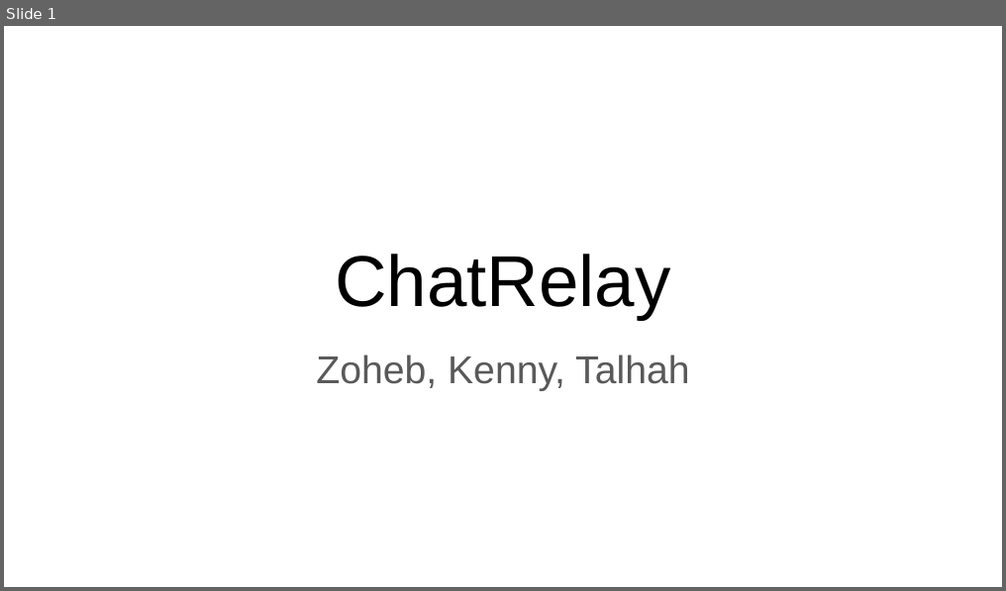
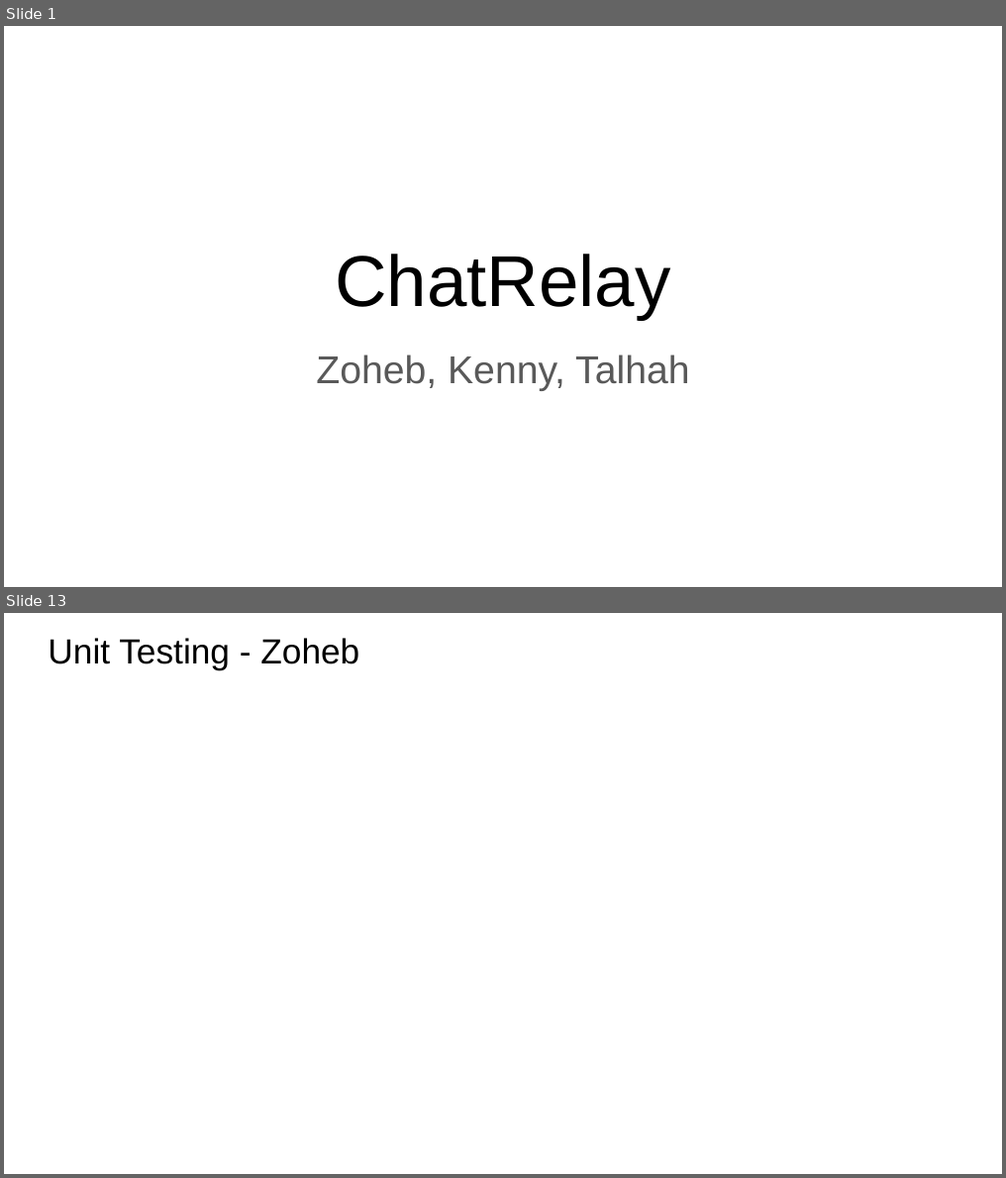
Before and after one commit to ZohebSharif/communicationsGroup4, a slide deck: Phase 3 Documents/chatRelayFinalPresentationSlides.pptx. Shown one above the other, each under a label of ours: slide 1 before the commit, slides 1 and 13 after it; the slides between them are not shown. The pictures are 1006x591 and 1006x1178 pixels, drawn with LibreOffice and Linux fonts; fonts in the diff are those of the drawing; background and template pictures are left out. Boxes give left, top, right and bottom in pixels: in the first picture for what was removed or moved away, otherwise in the second. Text is boxed around its words. In the diff, an @@ line names an element or a change of style, - is before the commit and + after.

Commit message:
finished slides for USER, MESSAGE, CHAT, and UNIT TESTING

```diff
--- a/Phase 3 Documents/chatRelayFinalPresentationSlides.pptx
+++ b/Phase 3 Documents/chatRelayFinalPresentationSlides.pptx
@@ slide 13 added at (x1=4, y1=613, x2=1002, y2=1174), background picture (left out) @@
@@ title added at (x1=48, y1=638, x2=359, y2=670), 25.2 pt, text #000000 @@
+Unit Testing - Zoheb
```
Also in this commit, not shown: 13 other slides added.
